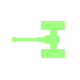
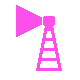
Layers edited between the first and the second (80, 80) image:
added layer "Layer 3" above "Layer 2" over [left=15, top=5, right=63, bottom=71]
hid "Layer 2" over [left=12, top=20, right=65, bottom=59]
